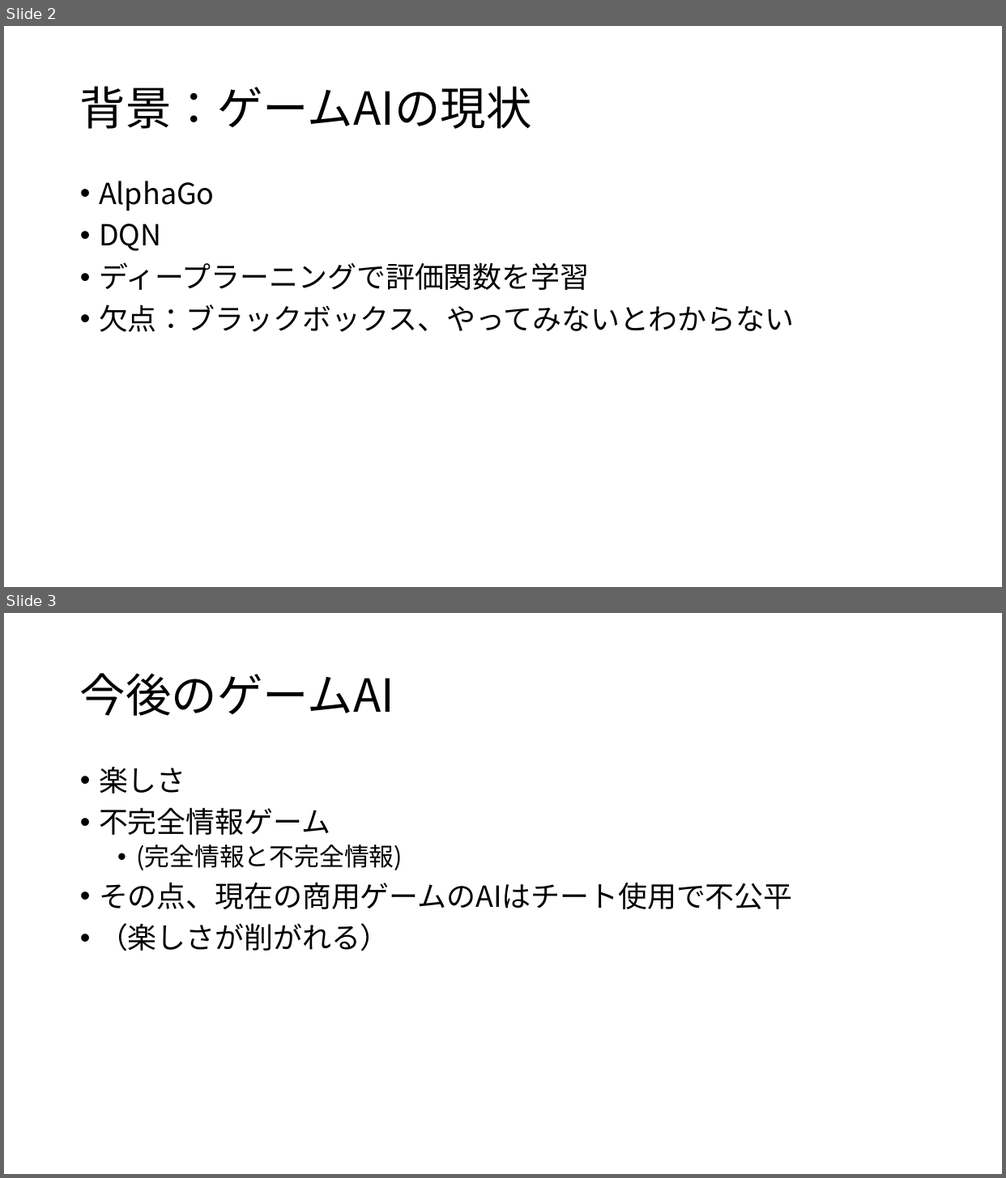
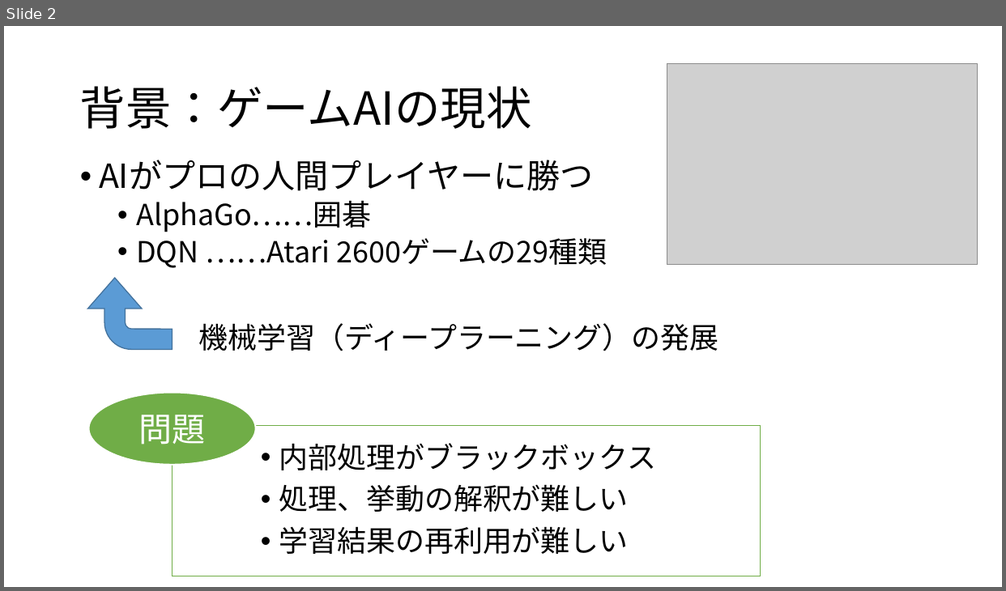
Before and after one commit to hshibasawa7/graduation-thesis, a slide deck: happyou/soturonHappyou.pptx. Shown one above the other, each under a label of ours: slides 2 and 3 before the commit, slide 2 after it. The pictures are 1006x1178 and 1006x591 pixels, drawn with LibreOffice and Linux fonts; fonts in the diff are those of the drawing; grey boxes stand for pictures. Boxes give left, top, right and bottom in pixels: in the first picture for what was removed or moved away, otherwise in the second. Text is boxed around its words. In the diff, an @@ line names an element or a change of style, - is before the commit and + after.

```diff
--- a/happyou/soturonHappyou.pptx
+++ b/happyou/soturonHappyou.pptx
@@ slide 3 removed at bbox=[4, 613, 1002, 1174], background #FFFFFF @@
@@ title removed at bbox=[80, 673, 394, 716] @@
-今後のゲームAI
@@ text removed at bbox=[99, 767, 793, 952] @@
-• 楽しさ
-• 不完全情報ゲーム
-  • (完全情報と不完全情報)
-• その点、現在の商用ゲームのAIはチート使用で不公平
-• （楽しさが削がれる）
@@ slide 2 changed as well @@
@@ picture added at bbox=[667, 64, 977, 265] @@
@@ text at bbox=[99, 160, 607, 268]: text changed @@
-• AlphaGo
-• DQN
-• ディープラーニングで評価関数を学習
-• 欠点：ブラックボックス、やってみないとわからない
+• AIがプロの人間プレイヤーに勝つ
+  • AlphaGo……囲碁
+  • DQN ……Atari 2600ゲームの29種類
@@ bent arrow added at bbox=[88, 278, 172, 350], fill #5B9BD5, outline #43739E 1 pt @@
@@ text added at bbox=[199, 323, 718, 352], 28 pt, text #000000 @@
+機械学習（ディープラーニング）の発展
@@ ellipse added at bbox=[88, 393, 256, 466], fill #70AD47, outline #FFFFFF 1.5 pt, 32 pt, text #FFFFFF @@
+問題
@@ rectangle added at bbox=[172, 426, 761, 576], fill #FFFFFF, outline #70AD47 1 pt, 28 pt, text #000000 @@
+• 内部処理がブラックボックス
+• 処理、挙動の解釈が難しい
+• 学習結果の再利用が難しい
```
Also in this commit, not shown: 7 other slides changed, 3 slides added, 4 other slides removed, 3 other files.
